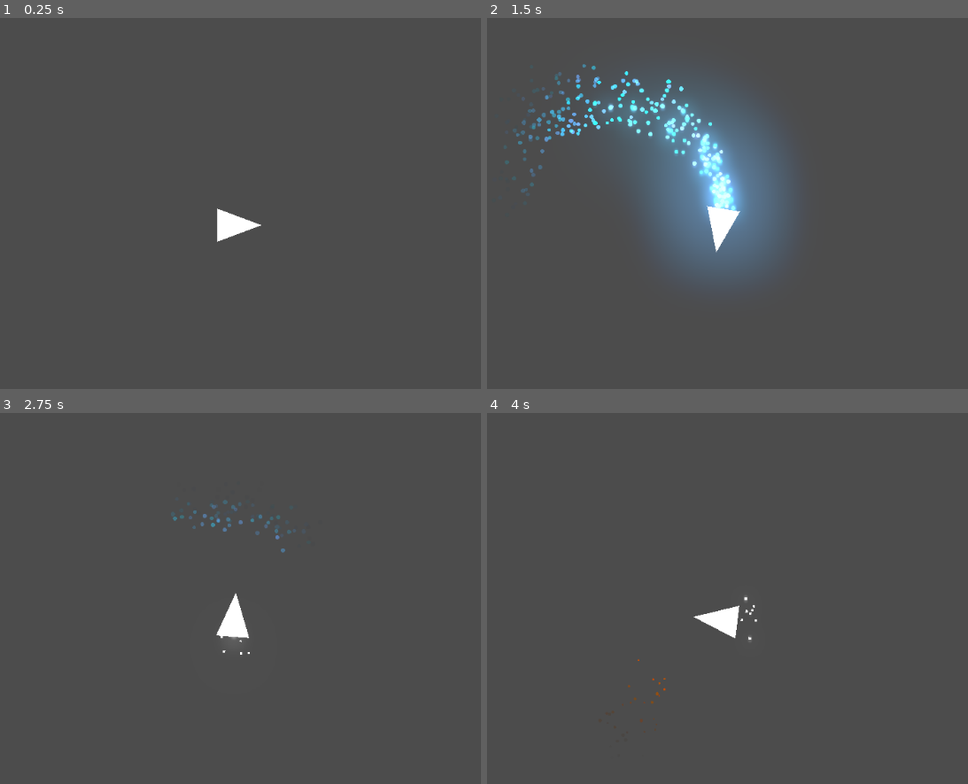
Above: before the commit, frames 1-4 (two rows, left to right).
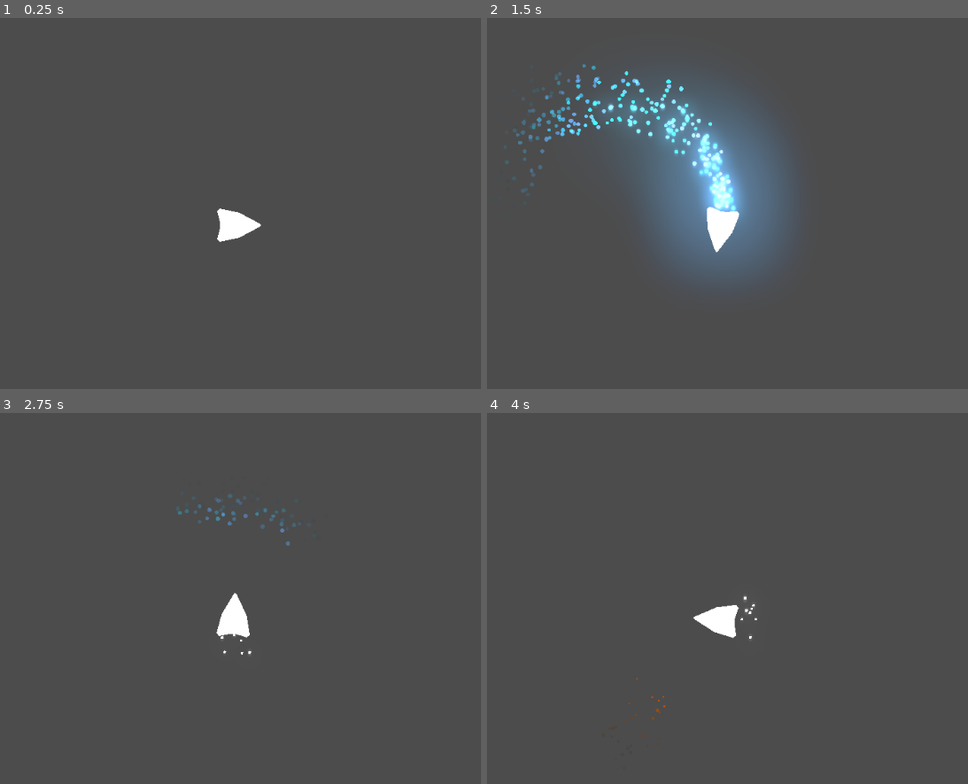
Above: after the commit, the same moments.

Repository: Insta-x/boost-racer
Game: Godot game, scene res://Src/SampleWorld.tscn
The game is run twice, just before and just after one commit, with the same random seed, the same clock (stepped at 60 frames per second) and the same inputs. The project has no main scene, so this scene is started directly.
Inputs:
- Up to frame 1 (0.25 s): no input
- Up to frame 2 (1.5 s): tap Enter at 0.5 s; hold D (turn_right) 0.53-1.28 s; hold Shift (boost) 0.53-1.28 s; hold Space (brake) from 1.28 s (still down); tap Shift (boost) at 1.35 s
- Up to frame 3 (2.75 s): release Space (brake) at 2.03 s; hold D (turn_right) from 2.03 s (still down); hold Shift (boost) from 2.03 s (still down)
- Up to frame 4 (4 s): release D (turn_right) at 2.78 s; release Shift (boost) at 2.78 s; hold W (thrust) 2.78-3.53 s; tap Shift (boost) at 2.85 s; hold A (turn_left) from 3.53 s (still down); hold Shift (boost) from 3.53 s (still down)

The runs differ from the first frame. In frame 1, 0.2% of the frame differs, in the area x 45-55%, y 51-61%; in frame 2, 0.2%; in frame 3, 0.6%, in the area x 35-63%, y 21-66%; in frame 4, 0.3%.

Commit message:
simple racer redesign

Diff:
--- a/Src/Racer/Racer.tscn
+++ b/Src/Racer/Racer.tscn
@@ -79,10 +79,10 @@
 script = ExtResource( 1 )
 
 [node name="Polygon2D" type="Polygon2D" parent="."]
-polygon = PoolVector2Array( 40, 0, -24, -24, -24, 24 )
+polygon = PoolVector2Array( 38, -2, 8, -18, -20, -24, -24, -20, -20, -4, -20, 4, -24, 20, -20, 24, 8, 18, 38, 2, 40, 0 )
 
 [node name="CollisionPolygon2D" type="CollisionPolygon2D" parent="."]
-polygon = PoolVector2Array( 32, -2, -18, -20, -22, -18, -22, 18, -18, 20, 32, 2 )
+polygon = PoolVector2Array( 36, -2, 8, -16, -18, -22, -22, -18, -18, -4, -18, 4, -22, 18, -18, 22, 8, 16, 36, 2 )
 
 [node name="ThrustingParticles" type="Particles2D" parent="."]
 position = Vector2( -26, 0 )
